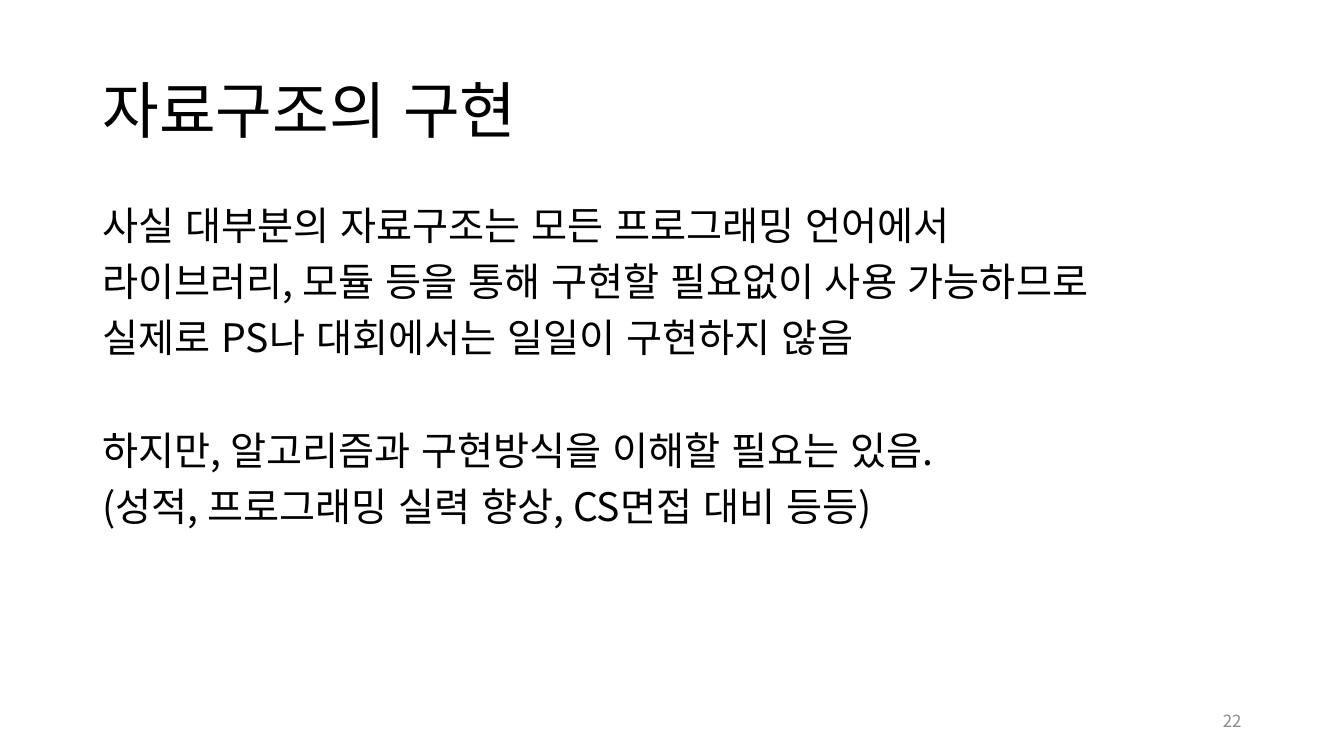
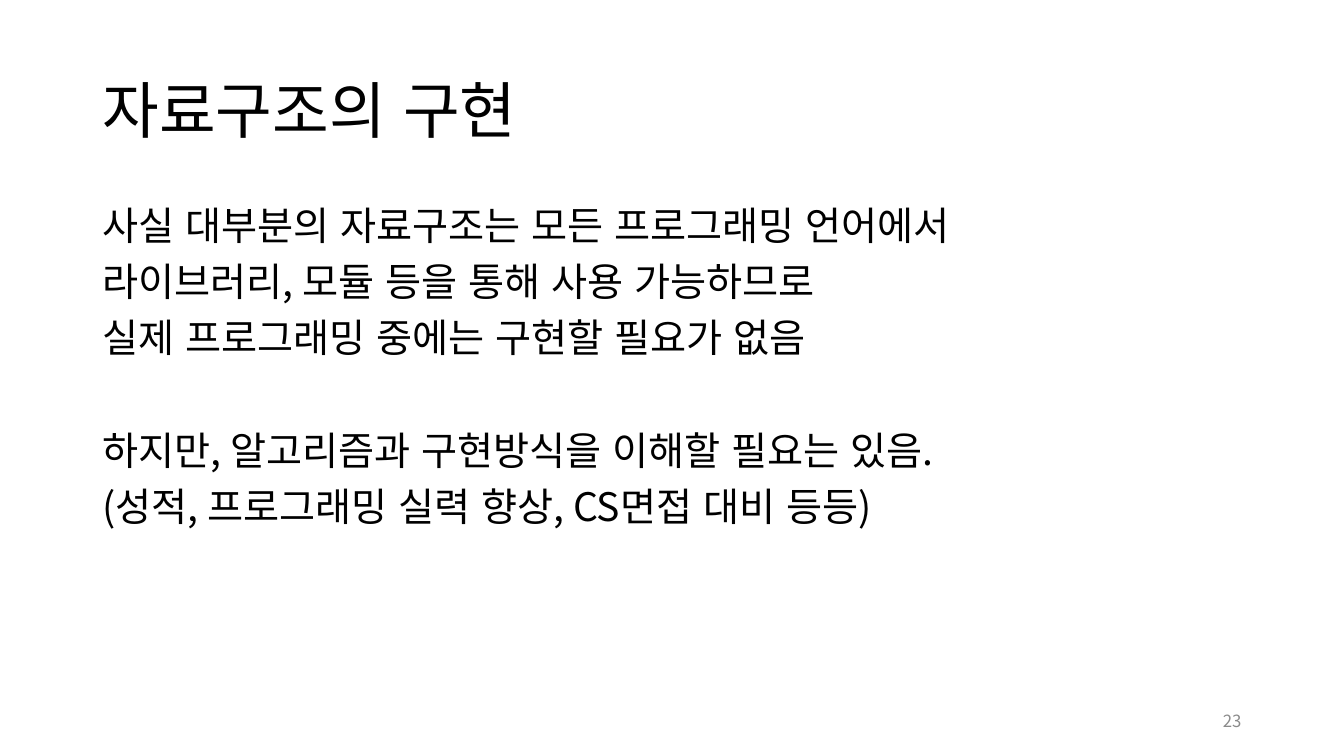
Before and after one commit to jm-kor-00/Seed_23-2nd, a slide deck: slide 23 of 1st/2학기_씨앗_1회.pptx (slide 22 before the commit). Drawn at 1344x756 pixels with LibreOffice and Linux fonts; fonts in the diff are those of the drawing. Boxes give left, top, right and bottom in pixels: in the first picture for what was removed or moved away, otherwise in the second. Text is boxed around its words. In the diff, an @@ line names an element or a change of style, - is before the commit and + after.

```diff
--- a/1st/2학기_씨앗_1회.pptx
+++ b/1st/2학기_씨앗_1회.pptx
@@ text at [102,263,814,355]: text changed @@
-라이브러리, 모듈 등을 통해 구현할 필요없이 사용 가능하므로
-실제로 PS나 대회에서는 일일이 구현하지 않음
+라이브러리, 모듈 등을 통해 사용 가능하므로
+실제 프로그래밍 중에는 구현할 필요가 없음
@@ page number at [1223,714,1242,727]: text changed @@
-22
+23
```
Also in this commit, not shown: 3 other slides changed, 9 slides added, 2 other files.
